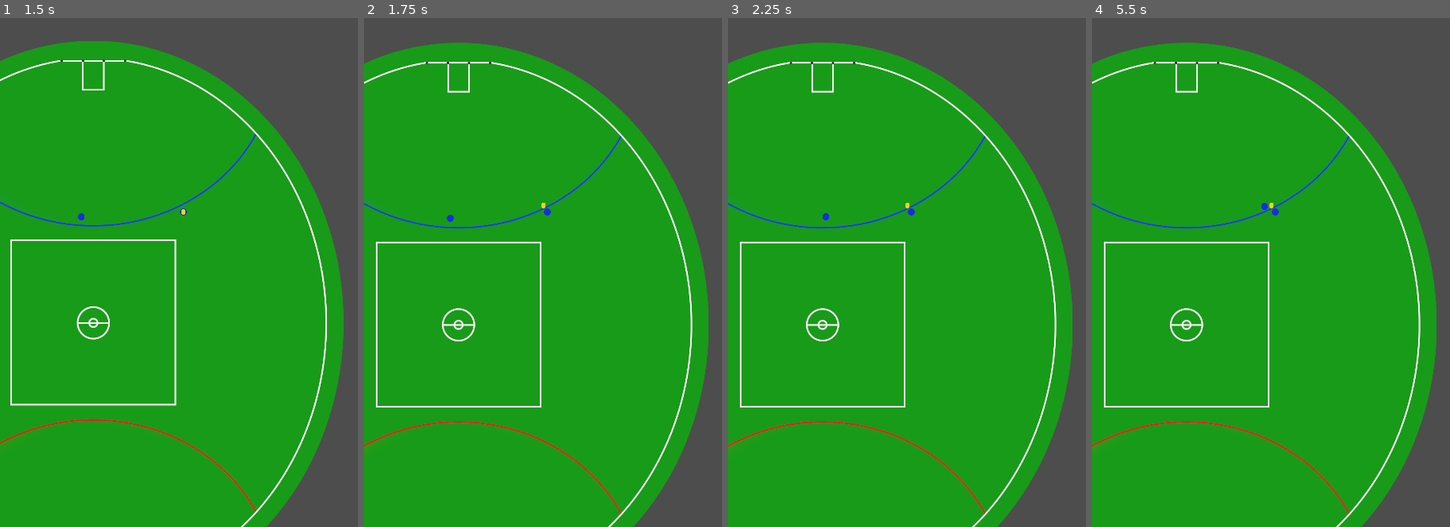
Above: before the commit, frames 1-4 (left to right).
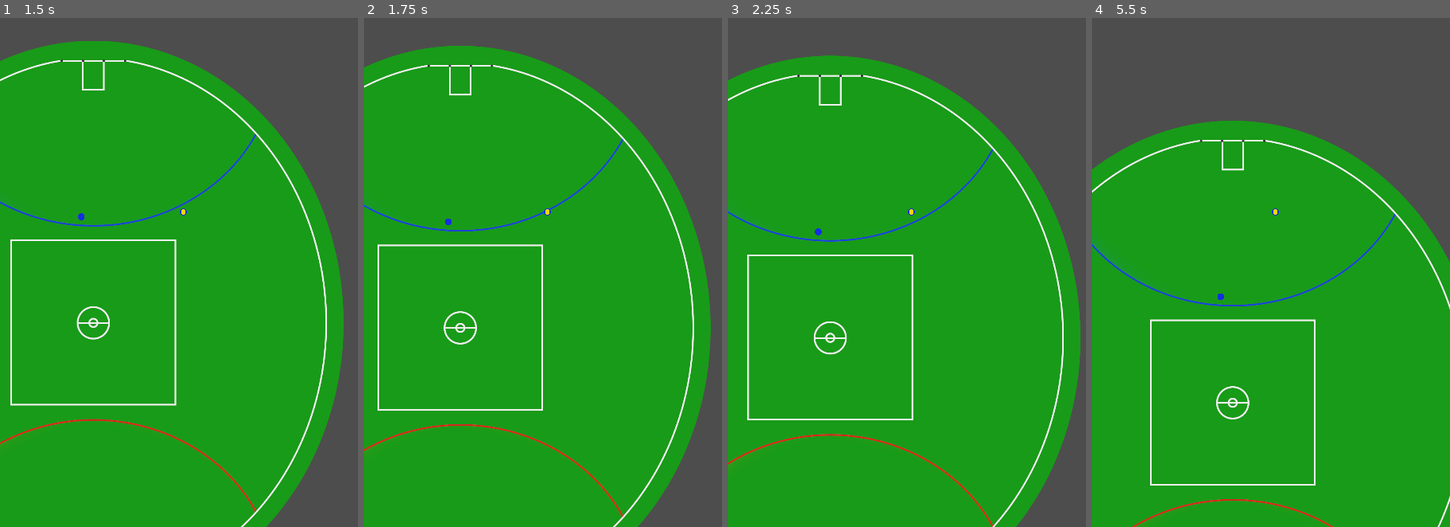
Above: after the commit, the same moments.

Repository: smartshark27/flat-footy
Game: Godot game, scene res://scenes/match.tscn
Same seed, same stepped clock (60 frames per second), same inputs: the game is played once before the commit and once after it.
Inputs:
- Up to frame 1 (1.5 s): tap Enter at 0.5 s
- Up to frame 2 (1.75 s): no input
- Up to frame 3 (2.25 s): no input
- Up to frame 4 (5.5 s): no input

Frame 1 is identical in both runs. In frame 2, 5.2% of the frame differs, in the area x 0-97%, y 4-100%; in frame 3, 8.3%; in frame 4, 20%, in the area x 0-100%, y 4-100%.

Commit message:
Use timer for thinking

Diff:
--- a/project/scenes/player.tscn
+++ b/project/scenes/player.tscn
@@ -21,3 +21,8 @@
 texture = ExtResource("3_n8bwf")
 
 [node name="Camera2D" type="Camera2D" parent="."]
+
+[node name="ThinkTimer" type="Timer" parent="."]
+autostart = true
+
+[connection signal="timeout" from="ThinkTimer" to="." method="_on_think_timer_timeout"]
--- a/project/scripts/player.gd
+++ b/project/scripts/player.gd
@@ -13,28 +13,26 @@
 	var matchBall: Node2D = _get_match_ball()
 
 	if state == Globals.PlayerState.SEEKING_BALL and matchBall:
-		if matchBall:
-			_move_toward(delta, matchBall.position)
-		else:
-			state = Globals.PlayerState.STANDING
+		_move_toward(delta, matchBall.position)
 	elif state == Globals.PlayerState.HAS_BALL:
-		_decide_what_to_do_with_ball(delta)
+		_move_toward(delta, _get_stadium().get_node("BlueGoalMiddle").global_position)
 
 	_check_collisions()
 
 
-func _decide_what_to_do_with_ball(delta: float) -> void:
-	if randf() < delta:
-		# Only do something once per second on average in case of frame rate changes
-		const kick_range: float = MAX_KICK_METRES * Globals.PIXEL_PER_METRE
-		var distance_from_goal: float = _get_distance_from_goal()
-		if distance_from_goal < kick_range:
-			var kick_at_goal_chance: float = (kick_range - distance_from_goal) / kick_range
-			if randf() < kick_at_goal_chance:
-				_kick_ball_at_goal()
-				state = Globals.PlayerState.STANDING
+func _on_think_timer_timeout() -> void:
+	if state == Globals.PlayerState.HAS_BALL:
+		_decide_what_to_do_with_ball()
 
-	_move_toward(delta, _get_stadium().get_node("BlueGoalMiddle").global_position)
+
+func _decide_what_to_do_with_ball() -> void:
+	const kick_range: float = MAX_KICK_METRES * Globals.PIXEL_PER_METRE
+	var distance_from_goal: float = _get_distance_from_goal()
+	if distance_from_goal < kick_range:
+		var kick_at_goal_chance: float = (kick_range - distance_from_goal) / kick_range
+		if randf() < kick_at_goal_chance:
+			_kick_ball_at_goal()
+			state = Globals.PlayerState.STANDING
 
 
 func _get_distance_from_goal() -> float:
@@ -62,7 +60,6 @@
 	_get_match().add_child(match_ball)
 
 	$Ball.visible = false
-	pass
 
 
 func _move_toward(delta: float, target: Vector2) -> void:
